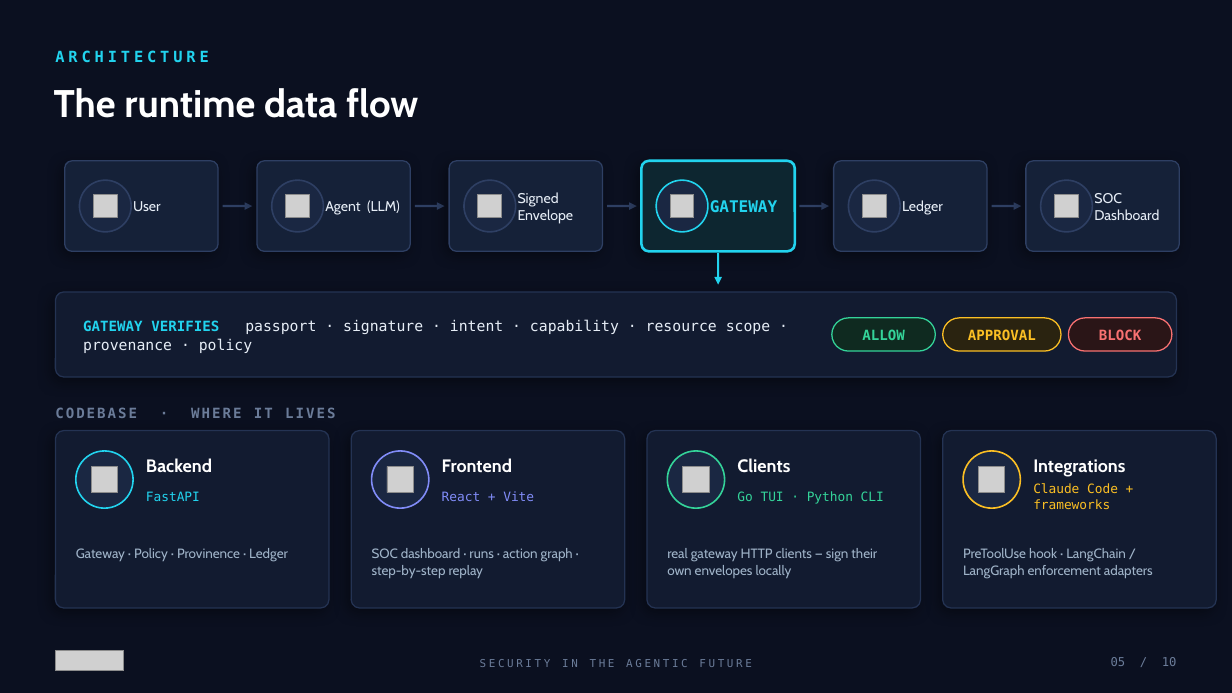
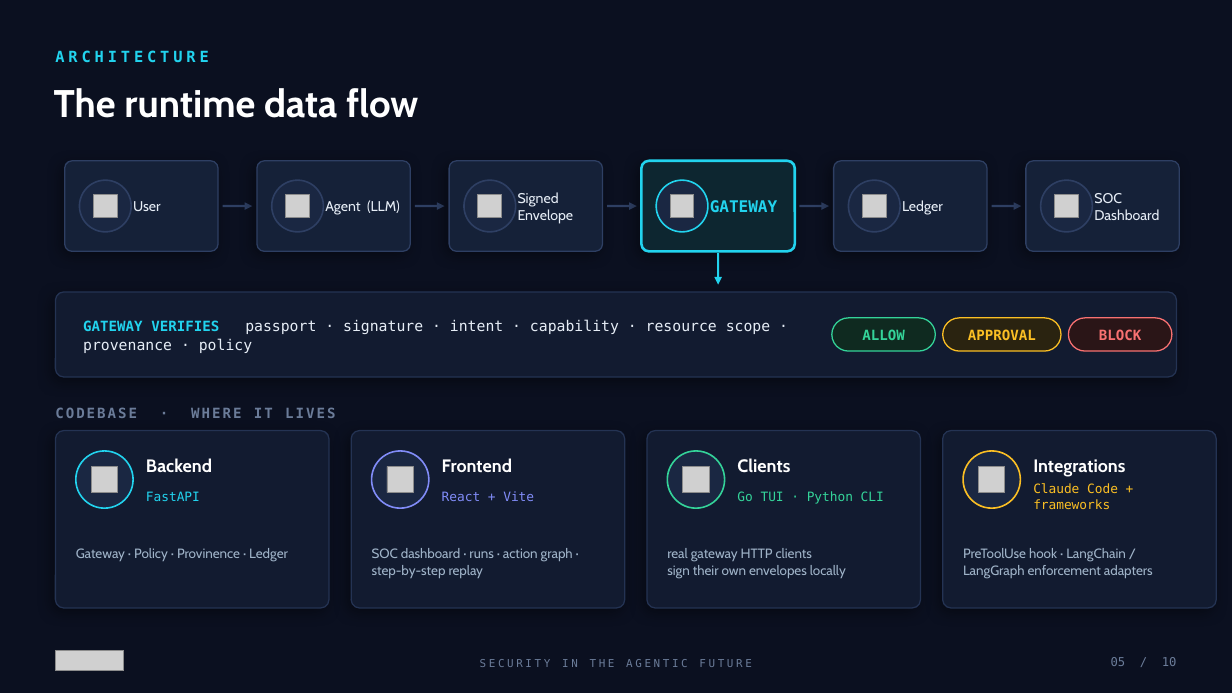
Before and after one commit to ASH1998/PACT, a slide deck: slide 5 of hackathon-deck/PACT_Deck.pptx. Drawn at 1232x693 pixels with LibreOffice and Linux fonts; fonts in the diff are those of the drawing; grey boxes stand for pictures. Boxes give left, top, right and bottom in pixels: in the first picture for what was removed or moved away, otherwise in the second. Text is boxed around its words. In the diff, an @@ line names an element or a change of style, - is before the commit and + after.

```diff
--- a/hackathon-deck/PACT_Deck.pptx
+++ b/hackathon-deck/PACT_Deck.pptx
@@ text at (x1=667, y1=548, x2=846, y2=579): text changed @@
-real gateway HTTP clients — sign their own envelopes locally
+real gateway HTTP clients
+sign their own envelopes locally
```
Also in this commit, not shown: 7 other slides changed, 2 other files.
